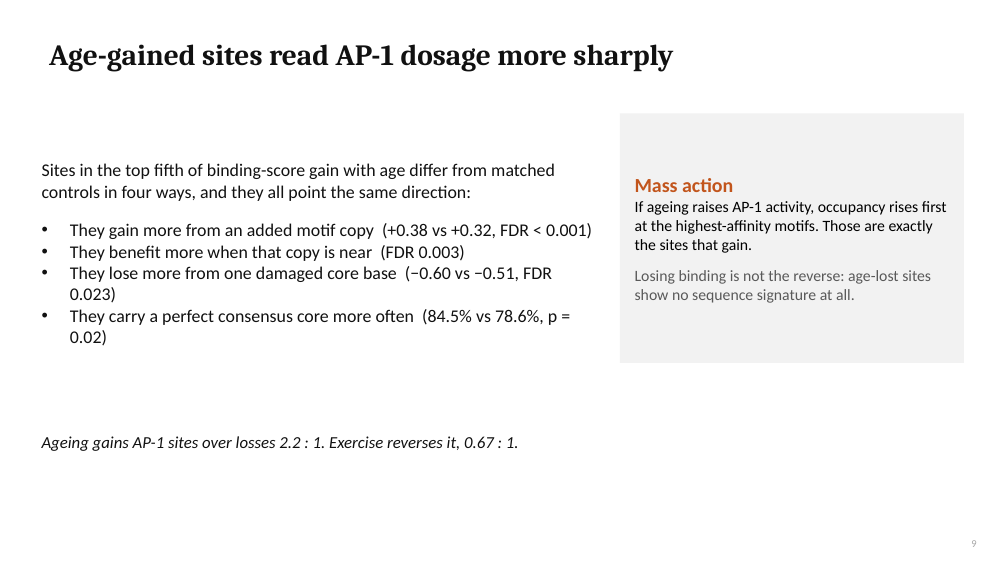
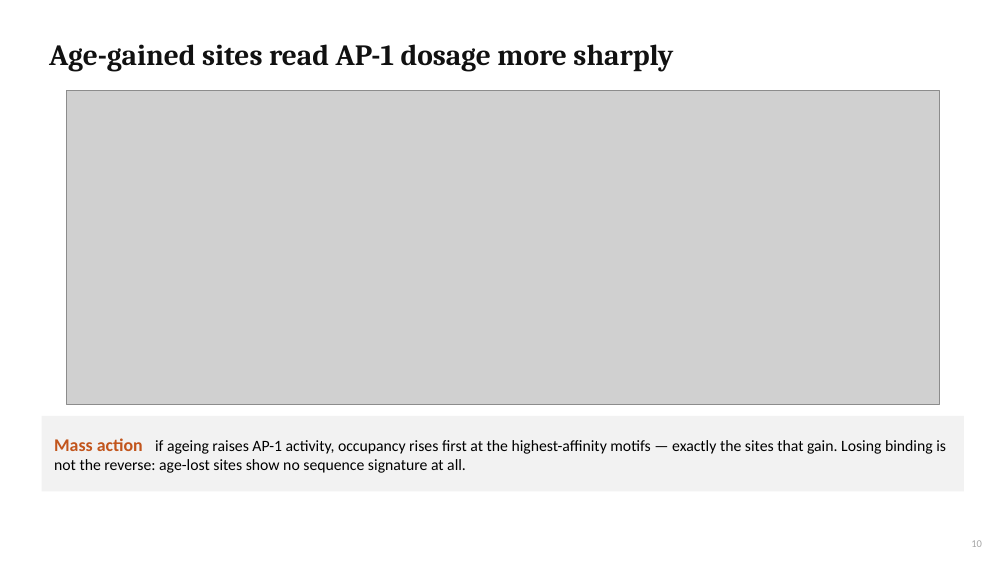
Before and after one commit to cytokine4242/Alpha_Genome_Ap1, a slide deck: slide 10 of Analysis/AP1_AlphaGenome_results.pptx (slide 9 before the commit). Drawn at 1008x567 pixels with LibreOffice and Linux fonts; fonts in the diff are those of the drawing; grey boxes stand for pictures. Boxes give left, top, right and bottom in pixels: in the first picture for what was removed or moved away, otherwise in the second. Text is boxed around its words. In the diff, an @@ line names an element or a change of style, - is before the commit and + after.

```diff
--- a/Analysis/AP1_AlphaGenome_results.pptx
+++ b/Analysis/AP1_AlphaGenome_results.pptx
@@ picture added at <box>67,91,939,405</box> @@
@@ text removed at <box>42,163,592,346</box> @@
-Sites in the top fifth of binding-score gain with age differ from matched controls in four ways, and they all point the same direction:
-• They gain more from an added motif copy (+0.38 vs +0.32, FDR < 0.001)
-• They benefit more when that copy is near (FDR 0.003)
-• They lose more from one damaged core base (−0.60 vs −0.51, FDR 0.023)
-• They carry a perfect consensus core more often (84.5% vs 78.6%, p = 0.02)
@@ rectangle "Mass action if ageing raises ...": place and size @@
-rectangle "Mass action if ageing raises ..." at <box>620,113,964,363</box>
+rectangle "Mass action if ageing raises ..." at <box>42,416,964,492</box>
@@ text removed at <box>42,436,519,451</box> @@
-Ageing gains AP-1 sites over losses 2.2 : 1. Exercise reverses it, 0.67 : 1.
@@ text in rectangle at <box>54,438,946,473</box>: text changed @@
-Mass action
-If ageing raises AP-1 activity, occupancy rises first at the highest-affinity motifs. Those are exactly the sites that gain.
-Losing binding is not the reverse: age-lost sites show no sequence signature at all.
+Mass action if ageing raises AP-1 activity, occupancy rises first at the highest-affinity motifs — exactly the sites that gain. Losing binding is not the reverse: age-lost sites show no sequence signature at all.
@@ page number at <box>971,540,982,547</box>: text changed @@
-9
+10
```
Also in this commit, not shown: 4 other slides changed, 5 slides added, 4 slides removed, 44 other files.
